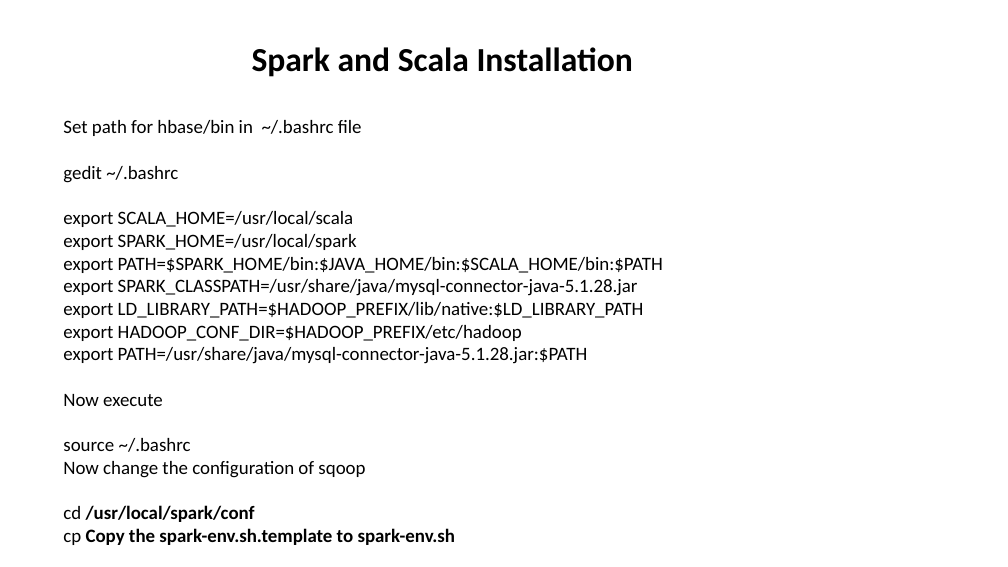
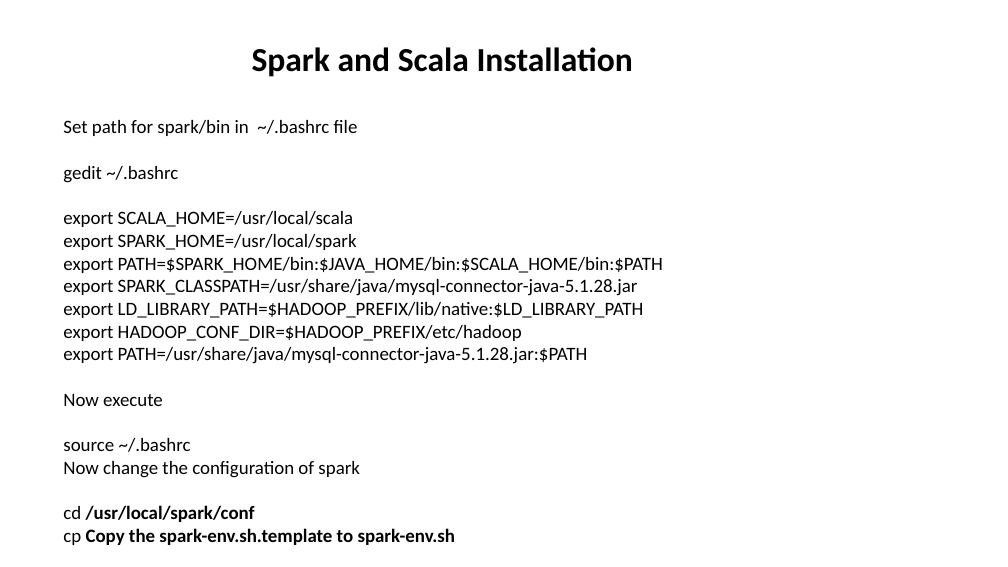
Before and after one commit to aashmishra/Bigdata_ppt, a slide deck: slide 6 of sparkscala.pptx. Drawn at 1008x567 pixels with LibreOffice and Linux fonts; fonts in the diff are those of the drawing. Boxes give left, top, right and bottom in pixels: in the first picture for what was removed or moved away, otherwise in the second. Text is boxed around its words. In the diff, an @@ line names an element or a change of style, - is before the commit and + after.

```diff
--- a/sparkscala.pptx
+++ b/sparkscala.pptx
@@ text at (63,120,358,136): text changed @@
-Set path for hbase/bin in ~/.bashrc file
+Set path for spark/bin in ~/.bashrc file
@@ text at (63,461,360,478): text changed @@
-Now change the configuration of sqoop
+Now change the configuration of spark
```
Also in this commit, not shown: 3 other slides changed.
